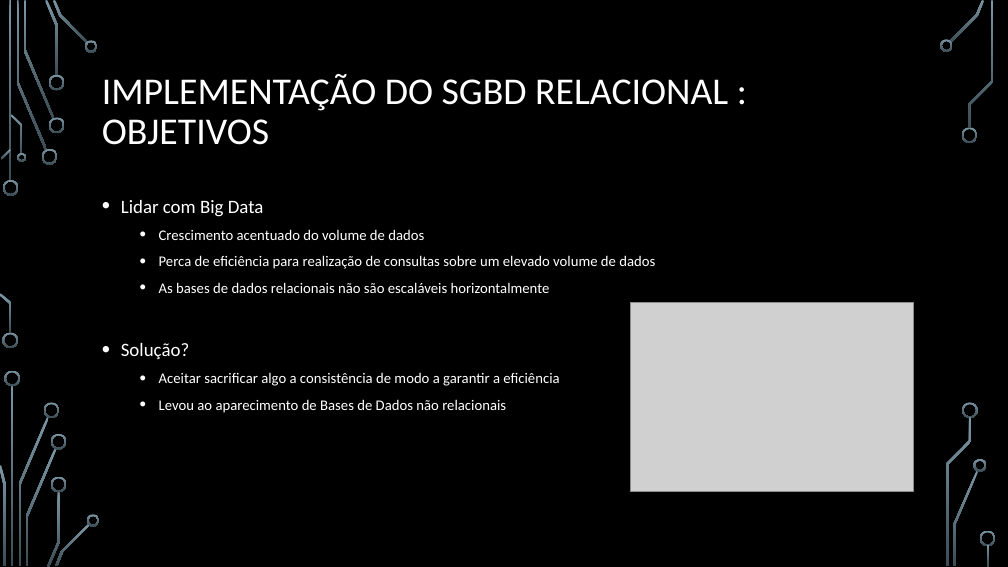
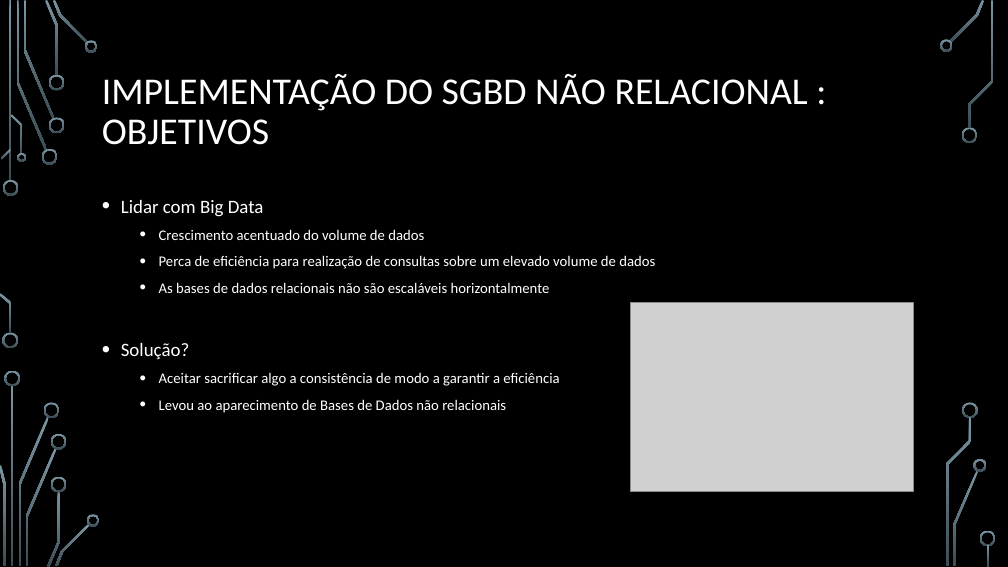
Before and after one commit to nelson31/BD1920, a slide deck: slide 8 of relatorio/Presentation/presentation.pptx. Drawn at 1008x567 pixels with LibreOffice and Linux fonts; fonts in the diff are those of the drawing; grey boxes stand for pictures; background and template pictures are left out. Boxes give left, top, right and bottom in pixels: in the first picture for what was removed or moved away, otherwise in the second. Text is boxed around its words. In the diff, an @@ line names an element or a change of style, - is before the commit and + after.

```diff
--- a/relatorio/Presentation/presentation.pptx
+++ b/relatorio/Presentation/presentation.pptx
@@ title at [102, 74, 808, 145]: text changed @@
-IMPLEMENTAÇÃO DO SGBD RELACIONAL : OBJETIVOS
+IMPLEMENTAÇÃO DO SGBD NÃO RELACIONAL : OBJETIVOS
```
Also in this commit, not shown: 1 other slide changed.
